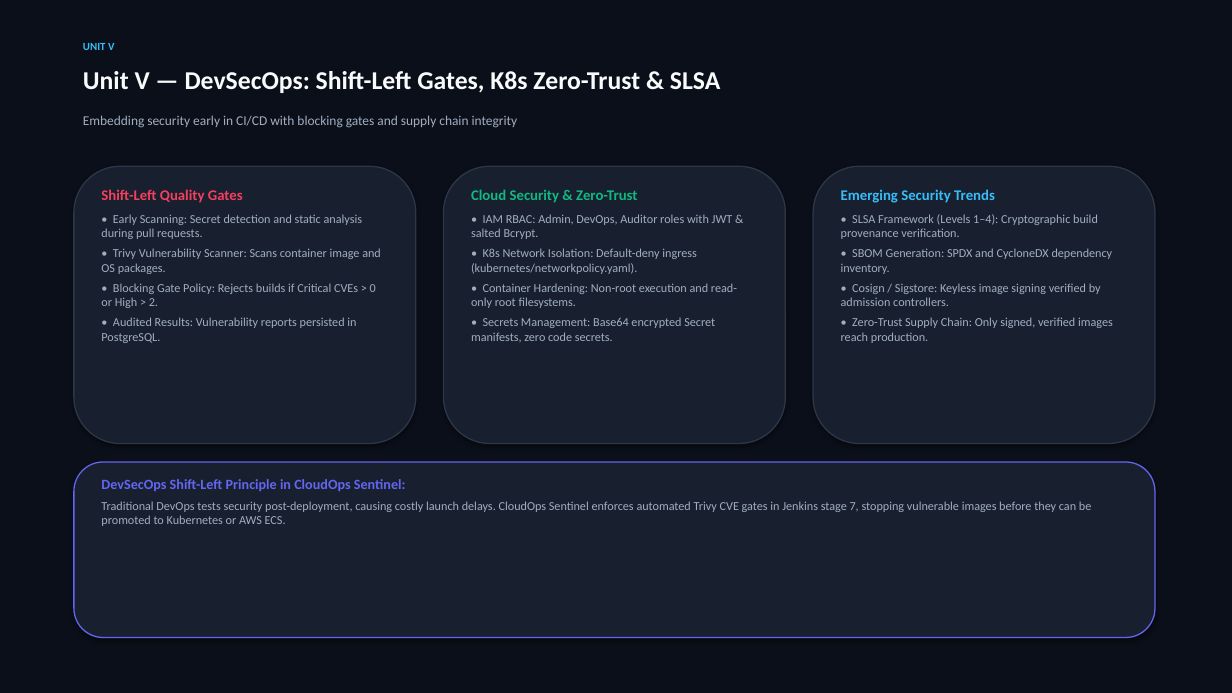
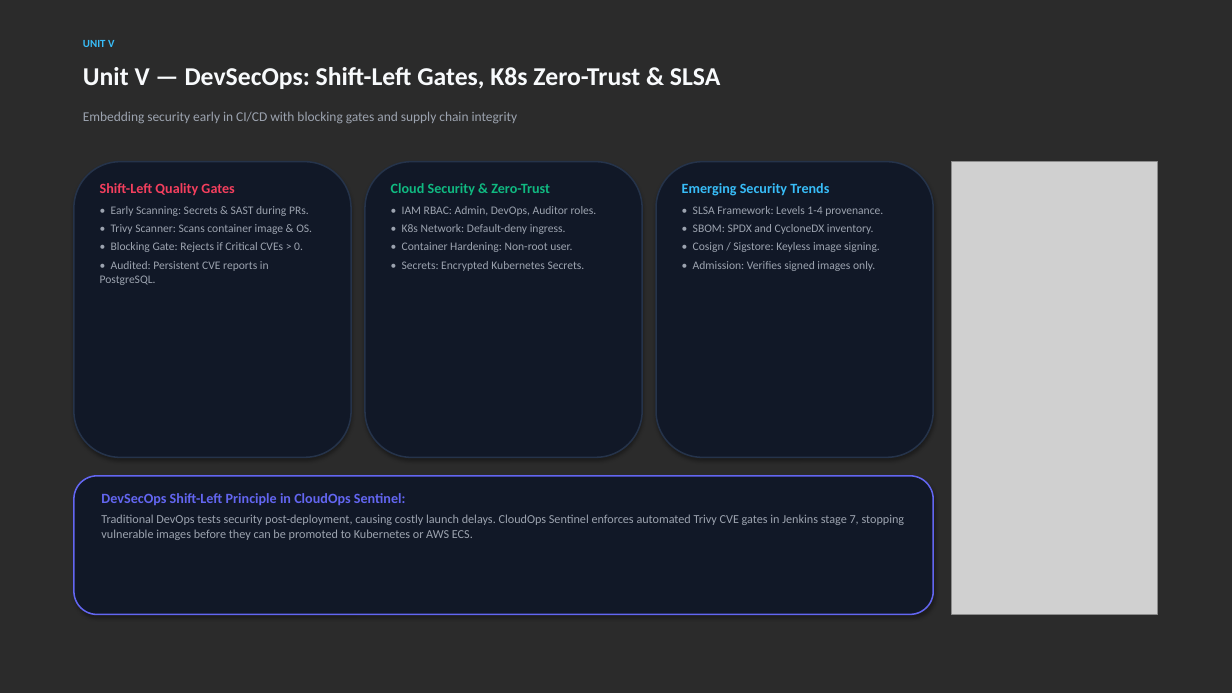
Before and after one commit to phanindra267/DevOps-WebApp, a slide deck: slide 9 of CloudOps_Sentinel_INT378_Presentation.pptx. Drawn at 1232x693 pixels with LibreOffice and Linux fonts; fonts in the diff are those of the drawing; grey boxes stand for pictures; background and template pictures are left out; a plain dark background stands for a picture behind light text. Boxes give left, top, right and bottom in pixels: in the first picture for what was removed or moved away, otherwise in the second. Text is boxed around its words. In the diff, an @@ line names an element or a change of style, - is before the commit and + after.

```diff
--- a/CloudOps_Sentinel_INT378_Presentation.pptx
+++ b/CloudOps_Sentinel_INT378_Presentation.pptx
@@ background #FFFFFF to picture (left out) @@
@@ rectangle removed at [0, 0, 1232, 693] @@
@@ text "Unit V — DevSecOps: Shift-Left ...": place and size @@
-text "Unit V — DevSecOps: Shift-Left ..." at [83, 71, 720, 93]
+text "Unit V — DevSecOps: Shift-Left ..." at [83, 67, 720, 89]
@@ text "Embedding security early in CI/CD ..." at [83, 111, 518, 123]: text colour #A0AEC0 to #9CA3AF @@
@@ rounded rectangle: place and size @@
-rounded rectangle at [74, 166, 416, 444]
+rounded rectangle at [74, 162, 351, 457]
@@ rounded rectangle: place and size @@
-rounded rectangle at [444, 166, 786, 444]
+rounded rectangle at [365, 162, 642, 457]
@@ text "Cloud Security & Zero-Trust": place and size @@
-text "Cloud Security & Zero-Trust" at [471, 189, 737, 342]
+text "Cloud Security & Zero-Trust" at [391, 183, 597, 271]
@@ fill #18202F to #111827; outline #2D3748 1 pt to #25334A 1.2 pt in 3 elements at [74, 162, 351, 457], [365, 162, 642, 457], [656, 162, 933, 457] @@
@@ rounded rectangle: place and size @@
-rounded rectangle at [813, 166, 1155, 444]
+rounded rectangle at [656, 162, 933, 457]
@@ text "Emerging Security Trends": place and size @@
-text "Emerging Security Trends" at [841, 189, 1113, 343]
+text "Emerging Security Trends" at [682, 183, 883, 271]
@@ picture added at [952, 162, 1158, 615] @@
@@ text at [100, 206, 312, 285]: text changed; size 9.5 to 9 pt; text colour #A0AEC0 to #9CA3AF @@
-• Early Scanning: Secret detection and static analysis during pull requests.
-• Trivy Vulnerability Scanner: Scans container image and OS packages.
-• Blocking Gate Policy: Rejects builds if Critical CVEs > 0 or High > 2.
-• Audited Results: Vulnerability reports persisted in PostgreSQL.
+• Early Scanning: Secrets & SAST during PRs.
+• Trivy Scanner: Scans container image & OS.
+• Blocking Gate: Rejects if Critical CVEs > 0.
+• Audited: Persistent CVE reports in PostgreSQL.
@@ text at [100, 183, 234, 196]: size 11.5 to 11 pt in "Shift-Left Quality Gates"; less space between paragraphs @@
@@ text at [391, 183, 550, 195]: size 11.5 to 11 pt in "Cloud Security & Zero-Trust"; less space between paragraphs @@
@@ text at [402, 206, 597, 271]: text changed; size 9.5 to 9 pt; text colour #A0AEC0 to #9CA3AF @@
-• IAM RBAC: Admin, DevOps, Auditor roles with JWT & salted Bcrypt.
-• K8s Network Isolation: Default-deny ingress (kubernetes/networkpolicy.yaml).
-• Container Hardening: Non-root execution and read-only root filesystems.
-• Secrets Management: Base64 encrypted Secret manifests, zero code secrets.
+• IAM RBAC: Admin, DevOps, Auditor roles.
+• K8s Network: Default-deny ingress.
+• Container Hardening: Non-root user.
+• Secrets: Encrypted Kubernetes Secrets.
@@ text at [682, 183, 829, 196]: size 11.5 to 11 pt in "Emerging Security Trends"; less space between paragraphs @@
@@ text at [693, 206, 883, 271]: text changed; size 9.5 to 9 pt; text colour #A0AEC0 to #9CA3AF @@
-• SLSA Framework (Levels 1–4): Cryptographic build provenance verification.
-• SBOM Generation: SPDX and CycloneDX dependency inventory.
-• Cosign / Sigstore: Keyless image signing verified by admission controllers.
-• Zero-Trust Supply Chain: Only signed, verified images reach production.
+• SLSA Framework: Levels 1-4 provenance.
+• SBOM: SPDX and CycloneDX inventory.
+• Cosign / Sigstore: Keyless image signing.
+• Admission: Verifies signed images only.
@@ rounded rectangle: place and size @@
-rounded rectangle at [74, 462, 1155, 638]
+rounded rectangle at [74, 476, 933, 615]
@@ rounded rectangle at [74, 476, 933, 615]: fill #18202F to #111827; outline #6366F1 1 pt to #6366F1 1.2 pt @@
@@ text "DevSecOps Shift-Left Principle in CloudOps ...": place and size @@
-text "DevSecOps Shift-Left Principle in CloudOps ..." at [101, 479, 1091, 526]
+text "DevSecOps Shift-Left Principle in CloudOps ..." at [101, 493, 905, 540]
@@ text at [101, 514, 905, 540]: text colour #A0AEC0 to #9CA3AF in "Traditional DevOps tests security post-deployment, causing c ..." @@
```
Also in this commit, not shown: 12 other slides changed, 35 other files.
